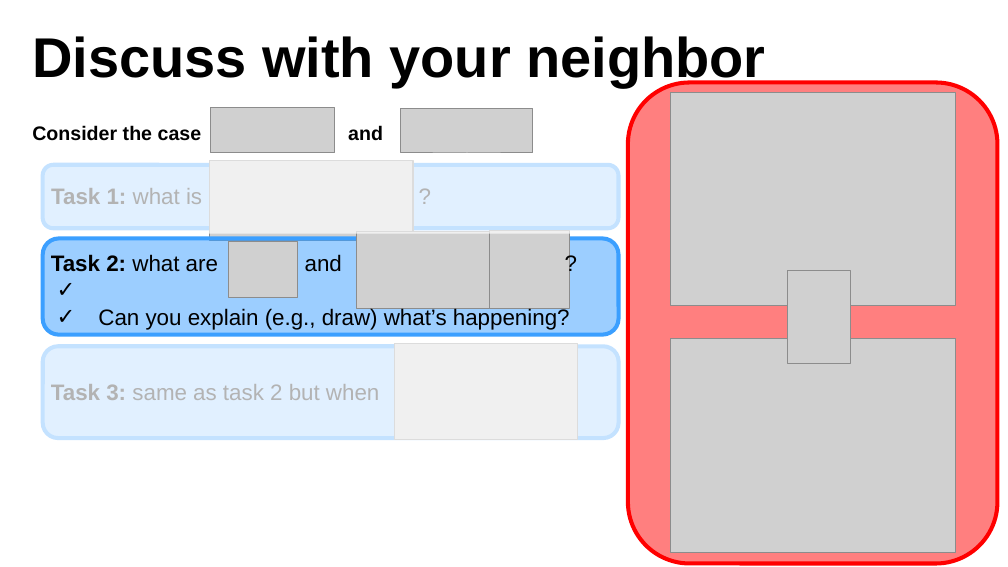
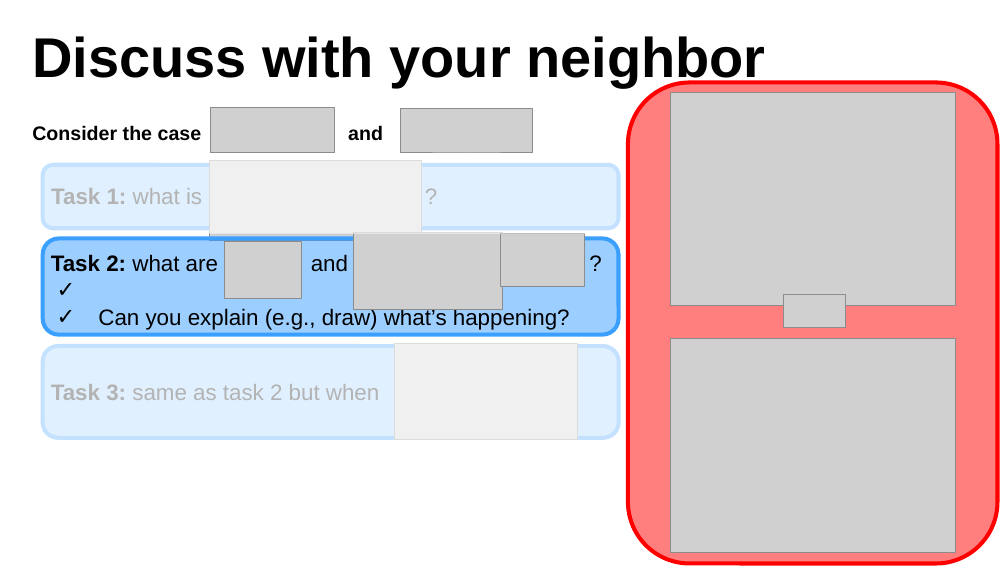
Before and after one commit to leempko/mia, a slide deck: slide 25 of lecture_slides/smoothing_and_interpolation/smoothing_and_interpolation.odp. Drawn at 1008x567 pixels with LibreOffice and Linux fonts; fonts in the diff are those of the drawing; grey boxes stand for pictures; background and template pictures are left out. Boxes give left, top, right and bottom in pixels: in the first picture for what was removed or moved away, otherwise in the second. Text is boxed around its words. In the diff, an @@ line names an element or a change of style, - is before the commit and + after.

```diff
--- a/lecture_slides/smoothing_and_interpolation/smoothing_and_interpolation.odp
+++ b/lecture_slides/smoothing_and_interpolation/smoothing_and_interpolation.odp
@@ freeform shape at [628, 83, 998, 563]: outline redrawn @@
@@ picture: place and size @@
-picture at [210, 160, 413, 240]
+picture at [210, 160, 421, 240]
@@ picture: place and size @@
-picture at [356, 231, 493, 307]
+picture at [353, 233, 502, 309]
@@ picture: place and size @@
-picture at [489, 231, 569, 308]
+picture at [501, 234, 585, 287]
@@ picture: place and size @@
-picture at [229, 241, 298, 297]
+picture at [225, 242, 301, 298]
@@ picture: place and size @@
-picture at [788, 270, 851, 363]
+picture at [784, 295, 846, 329]
```
Also in this commit, not shown: 25 other slides changed, 1 other file.
